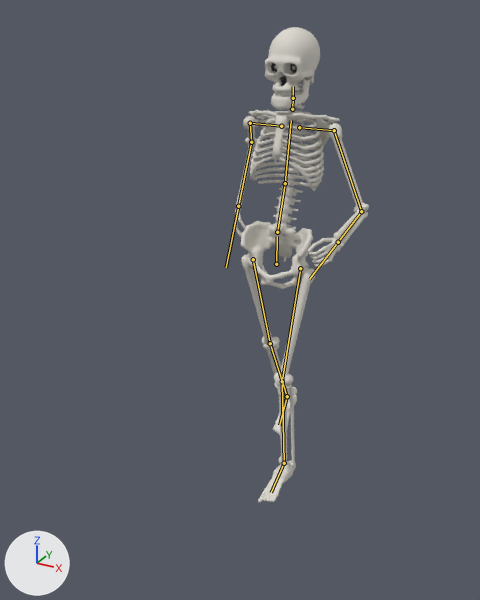
Renders of the FBX model Assets/Resources/Bodies/Skeleton.fbx from each side of a commit.
The view is the same before and after, from a 50 mm lens placed at (0.571, -1.2, 1.041), pointed at (-0.044, -0.082, 0.482). The lights are fixed; the arrows at lower left show +X, +Y and +Z. The first picture is the older version. Both versions are drawn at frame 7 of the action 'Skeleton|Attack'; the numbers are the values there. The bones that change, and the others that lie on the model, are drawn over the model as lines.

The first picture shows 'SkeletonMesh'.
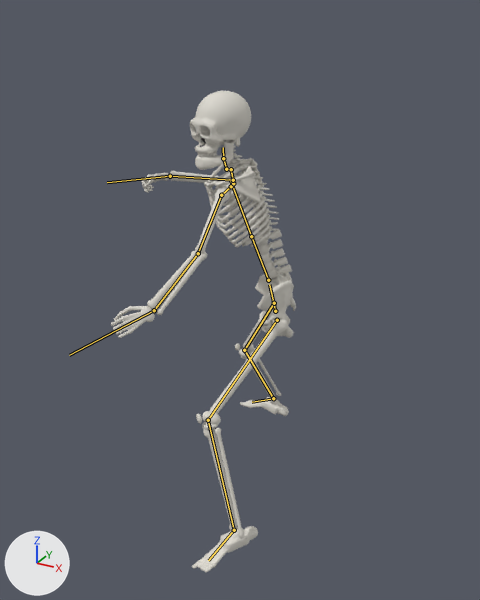
Changed parts and their boxes [x1, y1, x2, y2] in the pictures (480 x 600 px):
'SkeletonMesh', posed (37% wider)
    before: [234, 27, 369, 503]
    after: [111, 91, 296, 573]
bone 'Hips', root to tip
    before: (276, 264) to (277, 236)
    after: (275, 311) to (269, 284)
bone 'Spine', root to tip
    before: (277, 232) to (285, 183)
    after: (268, 280) to (251, 236)
bone 'Chest', root to tip
    before: (285, 183) to (291, 120)
    after: (251, 236) to (230, 179)
bone 'Neck', root to tip
    before: (292, 109) to (293, 98)
    after: (226, 169) to (223, 158)
bone 'Head', root to tip
    before: (293, 98) to (293, 86)
    after: (223, 158) to (223, 147)
bone 'LeftShoulder', root to tip
    before: (299, 127) to (334, 130)
    after: (231, 186) to (221, 195)
bone 'LeftUpperArm', root to tip
    before: (334, 130) to (361, 211)
    after: (221, 195) to (198, 253)
bone 'LeftLowerArm', root to tip
    before: (361, 211) to (338, 242)
    after: (198, 253) to (154, 310)
bone 'LeftHand', root to tip
    before: (338, 242) to (309, 279)
    after: (154, 310) to (69, 355)
bone 'RightShoulder', root to tip
    before: (281, 126) to (250, 123)
    after: (233, 183) to (231, 169)
bone 'RightUpperArm', root to tip
    before: (250, 123) to (251, 142)
    after: (231, 169) to (233, 180)
bone 'RightLowerArm', root to tip
    before: (251, 142) to (238, 206)
    after: (233, 180) to (170, 176)
bone 'RightHand', root to tip
    before: (238, 206) to (226, 267)
    after: (170, 176) to (107, 182)
bone 'LeftUpperLeg', root to tip
    before: (300, 268) to (282, 381)
    after: (277, 320) to (208, 420)
bone 'LeftLowerLeg', root to tip
    before: (282, 381) to (284, 463)
    after: (208, 420) to (234, 530)
bone 'LeftFoot', root to tip
    before: (284, 463) to (271, 492)
    after: (234, 530) to (208, 560)
bone 'RightUpperLeg', root to tip
    before: (253, 259) to (270, 343)
    after: (274, 303) to (244, 350)
bone 'RightLowerLeg', root to tip
    before: (270, 343) to (287, 396)
    after: (244, 350) to (273, 398)
bone 'RightFoot', root to tip
    before: (287, 396) to (279, 425)
    after: (273, 398) to (252, 402)

The change in detail:
Bone 'Hips' (bone_hips) moves from (0.0, 0.014, 0.0) to (0.011, -0.085, 0.023).
Bone 'Hips' (bone_hips) turns from (0, 0, 0) to (2, -60, 12) degrees about its own x, y and z.
Bone 'Spine' (bone_spine) turns from (-18, 0, 0) to (9, -6, 2) degrees about its own x, y and z.
Bone 'Chest' (bone_chest) turns from (8, 0, 0) to (-1, -1, -1) degrees about its own x, y and z.
Bone 'Neck' (bone_neck) turns from (4, 0, 0) to (-8, 12, -5) degrees about its own x, y and z.
Bone 'Head' (bone_head) turns from (10, 0, 0) to (-12, 31, -11) degrees about its own x, y and z.
Bone 'LeftShoulder' (bone_leftshoulder) turns from (0, 0, 0) to (-1, 1, -8) degrees about its own x, y and z.
Bone 'LeftUpperArm' (bone_leftupperarm) turns from (-66, 10, 0) to (-27, -34, 6) degrees about its own x, y and z.
Bone 'LeftLowerArm' (bone_leftlowerarm) turns from (0, 0, -82) to (-1, -35, -12) degrees about its own x, y and z.
Bone 'LeftHand' (bone_lefthand) turns from (0, 0, 0) to (-19, -2, -20) degrees about its own x, y and z.
Bone 'RightShoulder' (bone_rightshoulder) turns from (0, 0, 0) to (18, -3, 4) degrees about its own x, y and z.
Bone 'RightUpperArm' (bone_rightupperarm) turns from (-66, -74, 0) to (-34, 24, -7) degrees about its own x, y and z.
Bone 'RightLowerArm' (bone_rightlowerarm) turns from (0, 0, 82) to (2, 33, 99) degrees about its own x, y and z.
Bone 'RightHand' (bone_righthand) turns from (0, 0, 0) to (-5, -1, -9) degrees about its own x, y and z.
Bone 'LeftUpperLeg' (bone_leftupperleg) turns from (-14, 0, 0) to (-56, -32, -8) degrees about its own x, y and z.
Bone 'LeftLowerLeg' (bone_leftlowerleg) turns from (20, 0, 0) to (54, 4, 5) degrees about its own x, y and z.
Bone 'LeftFoot' (bone_leftfoot) turns from (-4, 0, 0) to (10, -17, 6) degrees about its own x, y and z.
Bone 'RightUpperLeg' (bone_rightupperleg) turns from (18, 0, 1) to (-31, 36, 27) degrees about its own x, y and z.
Bone 'RightLowerLeg' (bone_rightlowerleg) turns from (10, 0, 0) to (37, -5, 3) degrees about its own x, y and z.
Bone 'RightFoot' (bone_rightfoot) turns from (4, 0, 0) to (-10, 28, -16) degrees about its own x, y and z.
